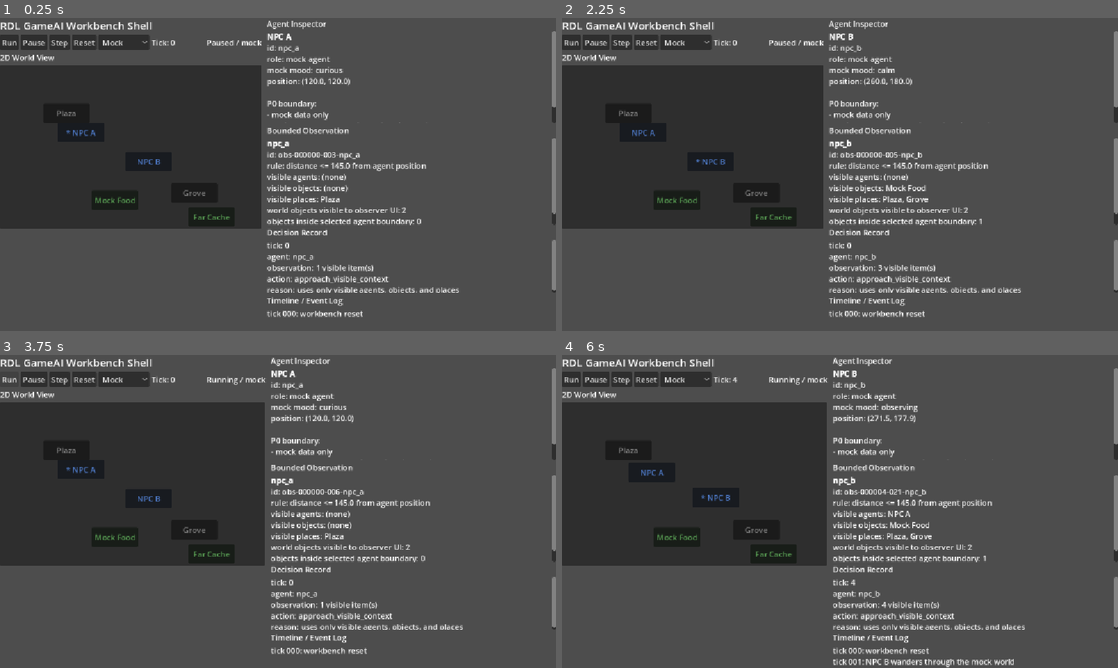
Above: before the commit, frames 1-4 (two rows, left to right).
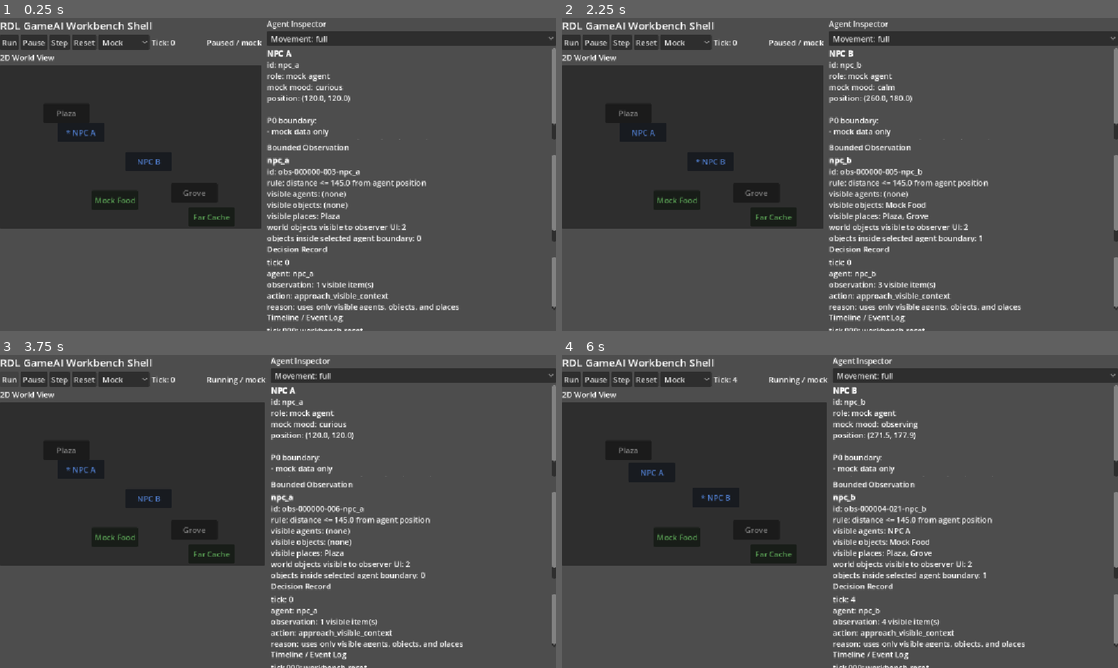
Above: after the commit, the same moments.

Repository: RDL-Labs/RDL_GameAI_Lab
Game: Godot game, scene res://scenes/main.tscn
The game is run twice, just before and just after one commit, with the same random seed, the same clock (stepped at 60 frames per second) and the same inputs.
Inputs:
- Up to frame 1 (0.25 s): no input
- Up to frame 2 (2.25 s): click "Reset" at 0.5 s; click "* NPC A" at 1.25 s; click "NPC B" at 2 s
- Up to frame 3 (3.75 s): click "NPC A" at 2.75 s; click "Run" at 3.5 s
- Up to frame 4 (6 s): click "* NPC A" at 4.25 s; click "* NPC A" at 5 s; click "NPC B" at 5.75 s

The runs differ from the first frame. In frame 1, 10% of the frame differs, in the area x 48-100%, y 4-100%; in frame 2, 10%; in frame 3, 10%; in frame 4, 11%.

Commit message:
Add bounded body movement constraints and recovery checks

Diff:
--- a/godot/rdl-game-ai-workbench/scripts/mock_state_provider.gd
+++ b/godot/rdl-game-ai-workbench/scripts/mock_state_provider.gd
@@ -75,13 +75,16 @@
 var action_offsets = {}
 var resolution_records = []
 var observation_seq = 0
+var body_states = {}
 
 func reset():
 	tick = 0
 	observation_seq = 0
+	body_states = {}
 	agents = []
 	for agent in INITIAL_AGENTS:
 		agents.append(agent.duplicate(true))
+		body_states[agent["id"]] = {"movement_scale": 1.0, "revision": 0}
 	action_offsets = {}
 	for agent in agents:
 		action_offsets[agent["id"]] = Vector2.ZERO
@@ -180,6 +183,22 @@
 		if record.get("agent_id", "") == agent_id:
 			return record.duplicate(true)
 	return {}
+
+func set_movement_scale(agent_id, scale):
+	if not body_states.has(agent_id) or not is_finite(float(scale)) or scale < 0.0 or scale > 1.0:
+		return false
+	var body = body_states[agent_id]
+	if body["movement_scale"] != scale:
+		body["movement_scale"] = float(scale)
+		body["revision"] += 1
+	return true
+
+func get_body_snapshot(agent_id):
+	if not body_states.has(agent_id):
+		return {}
+	var body = body_states[agent_id]
+	return {"agent_id": agent_id, "movement_scale": body["movement_scale"],
+		"revision": body["revision"], "snapshot_id": "body-%s-%d" % [agent_id, body["revision"]]}
 
 func get_interaction_result(resolution):
 	if resolution.get("action_type", "") != "approach":
@@ -204,7 +223,8 @@
 		var base = INITIAL_AGENTS[i]["position"]
 		var phase = float(tick + i * 3)
 		var offset = action_offsets.get(agent["id"], Vector2.ZERO)
-		agent["position"] = base + Vector2(sin(phase * 0.35) * 18.0, cos(phase * 0.25) * 12.0) + offset
+		var desired = base + Vector2(sin(phase * 0.35) * 18.0, cos(phase * 0.25) * 12.0) + offset
+		agent["position"] += (desired - agent["position"]) * body_states[agent["id"]]["movement_scale"]
 		if (tick + i) % 2 == 0:
 			agent["mood"] = "curious"
 		else:
@@ -246,8 +266,9 @@
 	var agent = agents[agent_index]
 	var before_position = agent["position"]
 	var direction = target["position"] - before_position
-	if direction.length() > ACTION_STEP_DISTANCE:
-		direction = direction.normalized() * ACTION_STEP_DISTANCE
+	var step_distance = ACTION_STEP_DISTANCE * body_states[agent_id]["movement_scale"]
+	if direction.length() > step_distance:
+		direction = direction.normalized() * step_distance
 	var after_position = before_position + direction
 	agent["position"] = after_position
 	action_offsets[agent_id] = action_offsets.get(agent_id, Vector2.ZERO) + direction
--- a/godot/rdl-game-ai-workbench/scripts/workbench_main.gd
+++ b/godot/rdl-game-ai-workbench/scripts/workbench_main.gd
@@ -21,6 +21,7 @@
 var tick_label
 var status_label
 var mode_select
+var movement_select
 var world_panel
 var inspector_text
 var observation_text
@@ -111,6 +112,13 @@
 	inspector_title.text = "Agent Inspector"
 	inspector_title.add_theme_font_size_override("font_size", 16)
 	right.add_child(inspector_title)
+	movement_select = OptionButton.new()
+	movement_select.add_item("Movement: full")
+	movement_select.add_item("Movement: limited")
+	movement_select.add_item("Movement: stopped")
+	movement_select.tooltip_text = "Selected agent movement capability"
+	movement_select.item_selected.connect(_on_movement_selected)
+	right.add_child(movement_select)
 
 	inspector_text = RichTextLabel.new()
 	inspector_text.name = "AgentInspector"
@@ -207,6 +215,15 @@
 
 func _on_agent_pressed(agent_id):
 	selected_agent_id = agent_id
+	_refresh_all()
+	_request_runtime_action_if_needed()
+
+func _on_movement_selected(index):
+	_cancel_runtime_requests()
+	runtime_pending = false
+	runtime_decision = {}
+	runtime_resolution = {}
+	state_provider.set_movement_scale(selected_agent_id, [1.0, 0.5, 0.0][index])
 	_refresh_all()
 	_request_runtime_action_if_needed()
 
@@ -347,6 +364,8 @@
 		return
 
 	var position = agent["position"]
+	var scale = state_provider.get_body_snapshot(selected_agent_id)["movement_scale"]
+	movement_select.select(0 if scale == 1.0 else (2 if scale == 0.0 else 1))
 	inspector_text.text = ""
 	inspector_text.append_text("[b]%s[/b]\n" % agent["label"])
 	inspector_text.append_text("id: %s\n" % agent["id"])
@@ -462,6 +481,7 @@
 		"agent_id": agent_id,
 		"observation": {
 			"visible_agents": _runtime_entities(observation["visible_agents"], origin),
+			"body": state_provider.get_body_snapshot(agent_id),
 			"visible_objects": _runtime_entities(observation["visible_objects"], origin),
 			"visible_places": _runtime_entities(observation["visible_places"], origin)
 		}
--- /dev/null
+++ b/godot/rdl-game-ai-workbench/tests/body_http_check.gd
@@ -0,0 +1,53 @@
+extends SceneTree
+
+const Workbench = preload("res://scripts/workbench_main.gd")
+
+func _initialize():
+	_run.call_deferred()
+
+func _run():
+	var workbench = Workbench.new()
+	root.add_child(workbench)
+	workbench.selected_agent_id = "npc_b"
+	workbench.provider_mode = "runtime"
+	var distances = [0.0, 36.0, 18.0]
+	var indices = [2, 0, 1]
+	for i in range(3):
+		var before = workbench.state_provider.get_agent("npc_b")["position"]
+		workbench._on_movement_selected(indices[i])
+		var deadline = Time.get_ticks_msec() + 5000
+		while workbench.runtime_pending or workbench.history_pending:
+			if Time.get_ticks_msec() > deadline:
+				_fail("body HTTP timeout")
+				return
+			await process_frame
+		var after = workbench.state_provider.get_agent("npc_b")["position"]
+		if not is_equal_approx(before.distance_to(after), distances[i]):
+			_fail("unexpected displacement: %s" % before.distance_to(after))
+			return
+		if i == 0:
+			if workbench.runtime_decision.get("action", {}).get("type", "") != "idle":
+				_fail("stopped body should idle")
+				return
+			workbench.state_provider.step()
+			if workbench.state_provider.get_agent("npc_b")["position"] != before:
+				_fail("stopped body moved during mock tick")
+				return
+		elif workbench.history_status != "accepted":
+			_fail("movement result not accepted")
+			return
+	if workbench.state_provider.get_body_snapshot("npc_a")["movement_scale"] != 1.0:
+		_fail("body update leaked to another agent")
+		return
+	workbench._on_reset_pressed()
+	if workbench.state_provider.get_body_snapshot("npc_b")["movement_scale"] != 1.0:
+		_fail("reset did not restore body")
+		return
+	print("Body HTTP check passed: stopped=0 recovered=36 limited=18")
+	workbench.queue_free()
+	await process_frame
+	quit(0)
+
+func _fail(message):
+	push_error(message)
+	quit(1)
Not shown, changed: README.md
Not shown, added: docs/experiment-contracts/BODY_movement_contract.md
Not shown, changed: docs/experiment-evidence/CURRENT_v23_runtime_evidence.md
Not shown, changed: notes/experiment-roadmap.md
Not shown, changed: runtime/README.md
Not shown, changed: runtime/core.py
Not shown, changed: runtime/history_policy.py
Not shown, added: tests/test_body.py
Not shown, changed: tests/test_experience_godot.py
